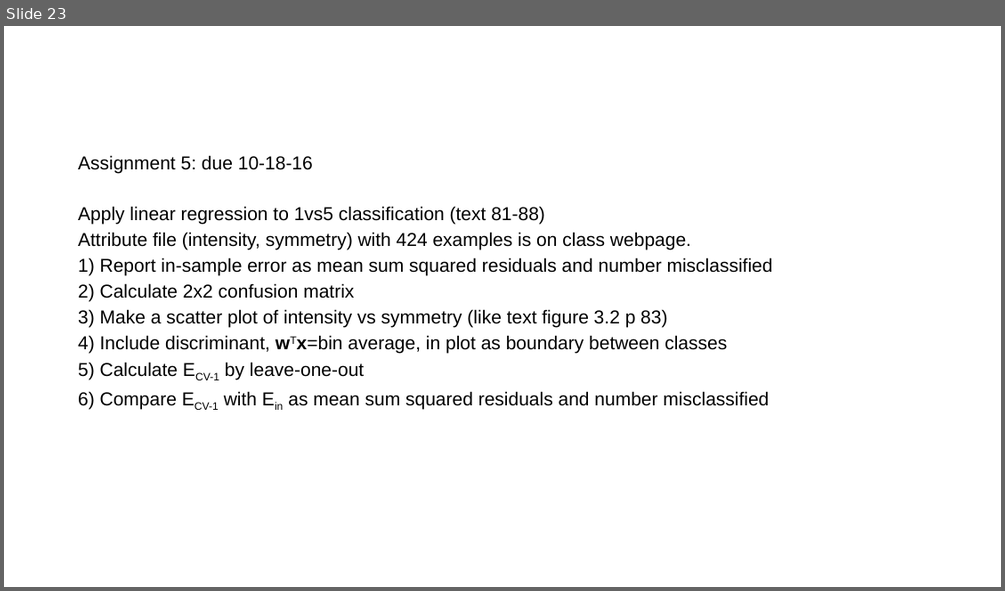
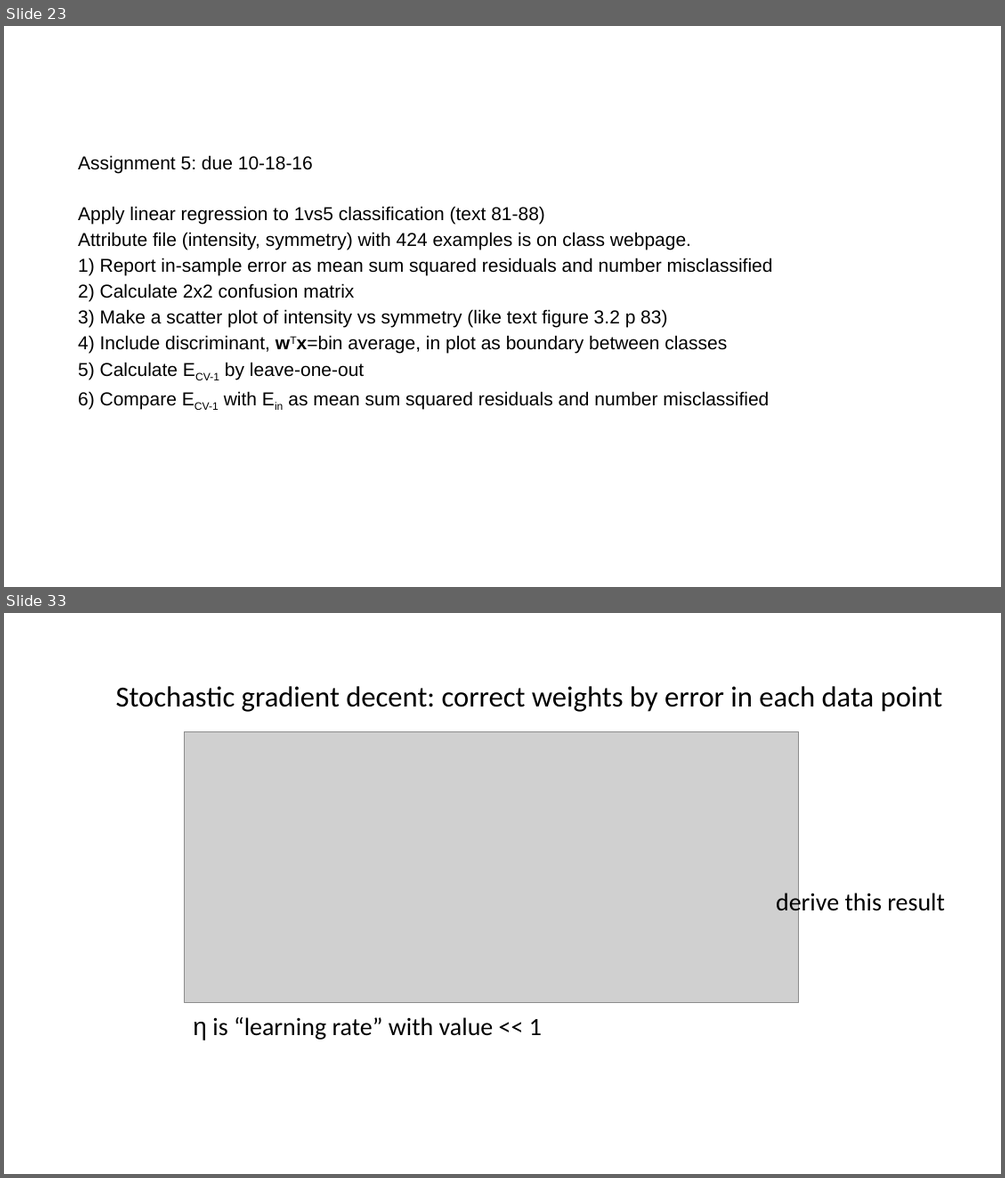
Before and after one commit to zhy9036/cs_2016_fall, a slide deck: 534_ANN/linear models.pptx. Shown one above the other, each under a label of ours: slide 23 before the commit, slides 23 and 33 after it; the slides between them are not shown. The pictures are 1005x591 and 1005x1178 pixels, drawn with LibreOffice and Linux fonts; fonts in the diff are those of the drawing; grey boxes stand for pictures. Boxes give left, top, right and bottom in pixels: in the first picture for what was removed or moved away, otherwise in the second. Text is boxed around its words. In the diff, an @@ line names an element or a change of style, - is before the commit and + after.

```diff
--- a/534_ANN/linear models.pptx
+++ b/534_ANN/linear models.pptx
@@ slide 33 added at (4,613,1001,1174), background #FFFFFF @@
@@ text added at (116,686,943,712), 28 pt, text #000000 @@
+Stochastic gradient decent: correct weights by error in each data point
@@ picture added at (184,732,799,1003) @@
@@ text added at (776,889,945,916), 24 pt, text #000000 @@
+derive this result
@@ text added at (193,1017,542,1039), 24 pt, text #000000 @@
+η is “learning rate” with value << 1
```
Also in this commit, not shown: 30 other slides added, 25 other files.
